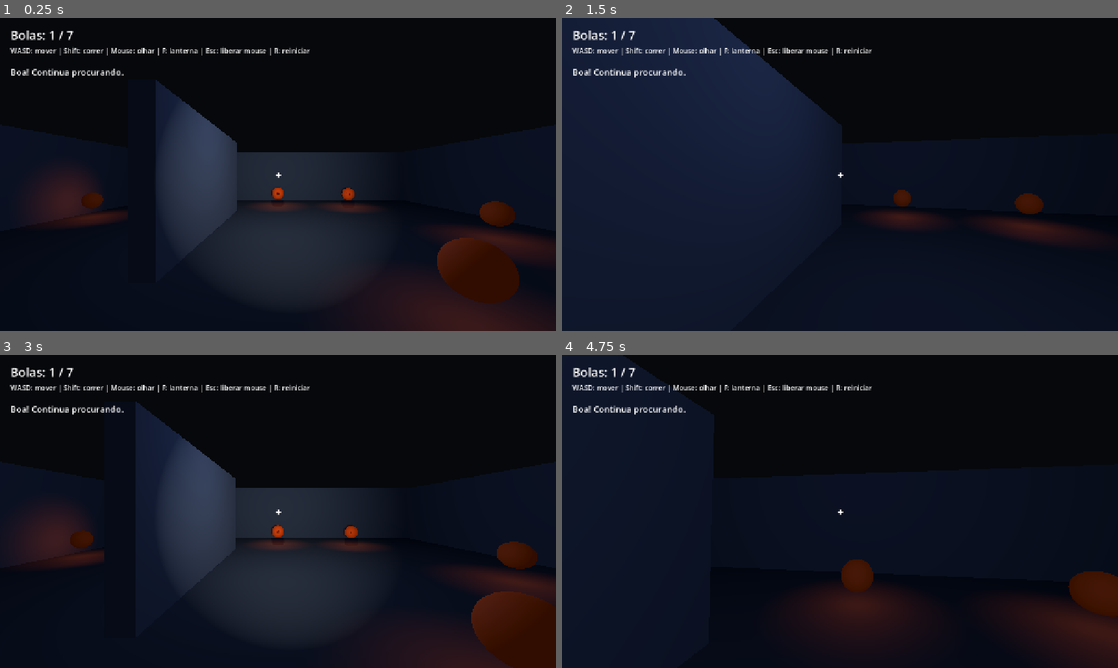
Above: before the commit, frames 1-4 (two rows, left to right).
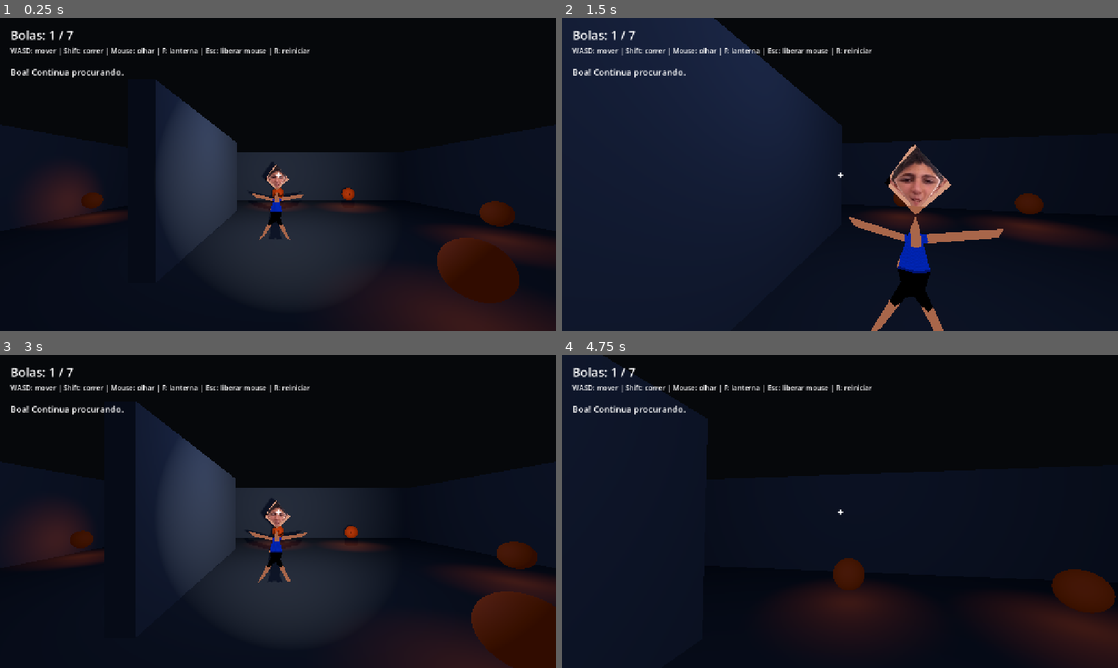
Above: after the commit, the same moments.

Repository: WesleySantosx/Game
Game: Godot game, scene res://scenes/main.tscn
The game is run twice, just before and just after one commit, with the same random seed, the same clock (stepped at 60 frames per second) and the same inputs.
Inputs (mouse positions are in pixels of both pictures, inside the frame that each line leads up to):
- Up to frame 1 (0.25 s): no input
- Up to frame 2 (1.5 s): tap Enter at 0.5 s; move the mouse to (867, 174) at 0.52 s; hold W from 0.53 s (still down); tap R at 0.6 s; click (867, 174) at 0.67 s; move the mouse to (812, 174) at 1.27 s; tap F at 1.35 s
- Up to frame 3 (3 s): keep holding W; move the mouse to (289, 505) at 2.02 s; hold Shift 2.03-2.78 s; move the mouse to (272, 517) at 2.77 s; tap R at 2.85 s; click (272, 517) at 2.92 s
- Up to frame 4 (4.75 s): keep holding W; move the mouse to (878, 514) at 3.52 s; tap F at 3.6 s; move the mouse to (795, 508) at 4.27 s; tap Shift at 4.35 s

The runs differ from the first frame. In frame 1, 0.5% of the frame differs, in the area x 45-55%, y 46-71%; in frame 2, 3.5%, in the area x 51-80%, y 40-100%; in frame 3, 0.7%; in frame 4, 1.7%.

Commit message:
feat: killer func

Diff:
--- a/scenes/josias.tscn
+++ b/scenes/josias.tscn
@@ -1,4 +1,4 @@
-[gd_scene format=3]
+[gd_scene format=3 uid="uid://cgn3v7evg4g1j"]
 
 [ext_resource type="ArrayMesh" path="res://models/josias_textured/josias_mesh.tres" id="1_2jfrf"]
 
--- /dev/null
+++ b/scenes/josias_mosntro.tscn
@@ -0,0 +1,21 @@
+[gd_scene format=3 uid="uid://v3l1d25fpkgm"]
+
+[ext_resource type="Script" uid="uid://c0qtks8yenl8j" path="res://scripts/killer.gd" id="1_cndbu"]
+[ext_resource type="ArrayMesh" path="res://models/josias_textured/josias_mesh.tres" id="1_jmmwh"]
+
+[sub_resource type="CapsuleShape3D" id="CapsuleShape3D_vkyjv"]
+radius = 0.4
+height = 1.8
+
+[node name="Josias" type="CharacterBody3D" unique_id=1703306832]
+script = ExtResource("1_cndbu")
+
+[node name="Visual" type="MeshInstance3D" parent="." unique_id=1335208203]
+transform = Transform3D(-1, 0, -8.742278e-08, 0, 1, 0, 8.742278e-08, 0, -1, 0, 0, 0)
+mesh = ExtResource("1_jmmwh")
+
+[node name="CollisionShape3D" type="CollisionShape3D" parent="." unique_id=114549989]
+transform = Transform3D(1, 0, 0, 0, 1, 0, 0, 0, 1, 0, 0.9, 0)
+shape = SubResource("CapsuleShape3D_vkyjv")
+
+[node name="NavigationAgent3D" type="NavigationAgent3D" parent="." unique_id=783780204]
--- a/scenes/main.tscn
+++ b/scenes/main.tscn
@@ -2,6 +2,7 @@
 
 [ext_resource type="Script" uid="uid://8me0vsiae46e" path="res://scripts/main.gd" id="1"]
 [ext_resource type="PackedScene" path="res://scenes/player.tscn" id="2"]
+[ext_resource type="PackedScene" uid="uid://v3l1d25fpkgm" path="res://scenes/josias_mosntro.tscn" id="3_sugp2"]
 
 [sub_resource type="Environment" id="Environment"]
 background_mode = 1
@@ -9,6 +10,8 @@
 ambient_light_source = 3
 ambient_light_color = Color(0.35, 0.4, 0.55, 1)
 ambient_light_energy = 0.35
+
+[sub_resource type="NavigationMesh" id="NavigationMesh_8nlbl"]
 
 [sub_resource type="StandardMaterial3D" id="FloorMaterial"]
 albedo_color = Color(0.18, 0.2, 0.22, 1)
@@ -28,6 +31,9 @@
 
 [node name="WorldEnvironment" type="WorldEnvironment" parent="." unique_id=1892230154]
 environment = SubResource("Environment")
+
+[node name="NavigationRegion3D" type="NavigationRegion3D" parent="." unique_id=1986271189]
+navigation_mesh = SubResource("NavigationMesh_8nlbl")
 
 [node name="Floor" type="StaticBody3D" parent="." unique_id=420133892]
 transform = Transform3D(1, 0, 0, 0, 1, 0, 0, 0, 1, 0, -0.25, 0)
@@ -141,3 +147,5 @@
 offset_bottom = 372.0
 theme_override_font_sizes/font_size = 24
 text = "+"
+
+[node name="Josias" parent="." unique_id=1703306832 instance=ExtResource("3_sugp2")]
--- /dev/null
+++ b/scripts/killer.gd
@@ -0,0 +1,51 @@
+
+extends CharacterBody3D
+
+@export var speed: float = 4.0
+@export var detection_range: float = 15.0
+
+@onready var navigation_agent: NavigationAgent3D = $NavigationAgent3D
+
+var player: Node3D = null
+var gravity: float = 9.8
+
+
+func _ready() -> void:
+	player = get_tree().get_first_node_in_group("player") as Node3D
+
+
+func _physics_process(delta: float) -> void:
+	if not is_instance_valid(player):
+		velocity.x = 0.0
+		velocity.z = 0.0
+		move_and_slide()
+		return
+
+	var distance_to_player = global_position.distance_to(
+		player.global_position
+	)
+
+	if distance_to_player <= detection_range:
+		navigation_agent.target_position = player.global_position
+
+		if not navigation_agent.is_navigation_finished():
+			var next_position = navigation_agent.get_next_path_position()
+			var direction = next_position - global_position
+			direction.y = 0.0
+			direction = direction.normalized()
+
+			velocity.x = direction.x * speed
+			velocity.z = direction.z * speed
+		else:
+			velocity.x = 0.0
+			velocity.z = 0.0
+	else:
+		velocity.x = 0.0
+		velocity.z = 0.0
+
+	if not is_on_floor():
+		velocity.y -= gravity * delta
+	else:
+		velocity.y = 0.0
+
+	move_and_slide()
Binary file added: models/josias_textured/josias_textured_josias_albedo.png
Not shown, added: models/josias_textured/josias_textured_josias_albedo.png.import
Not shown, added: scripts/killer.gd.uid
